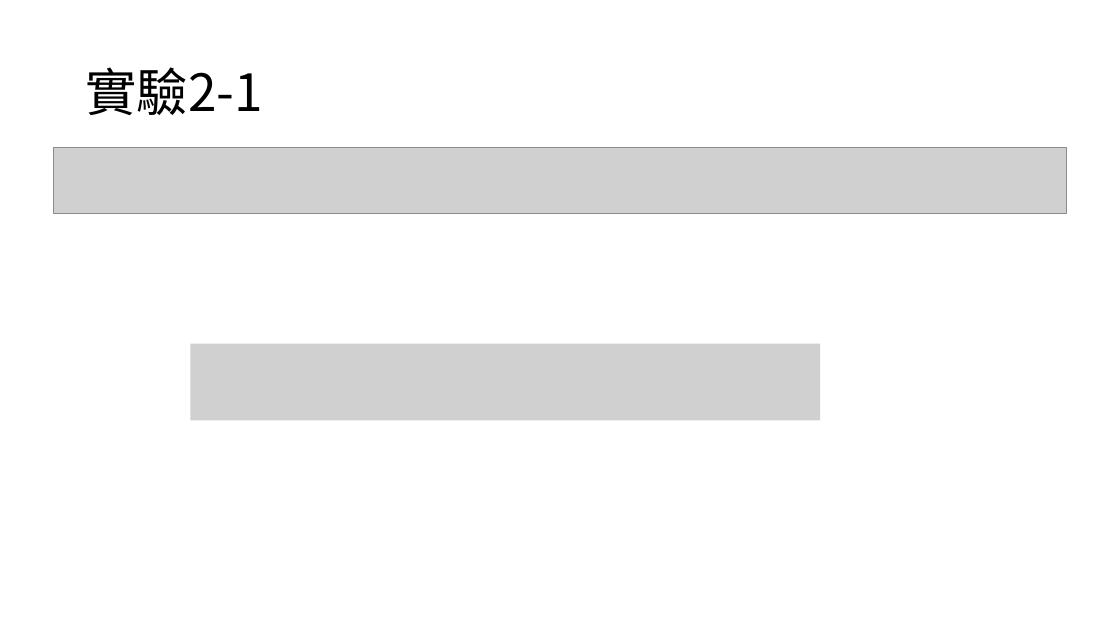
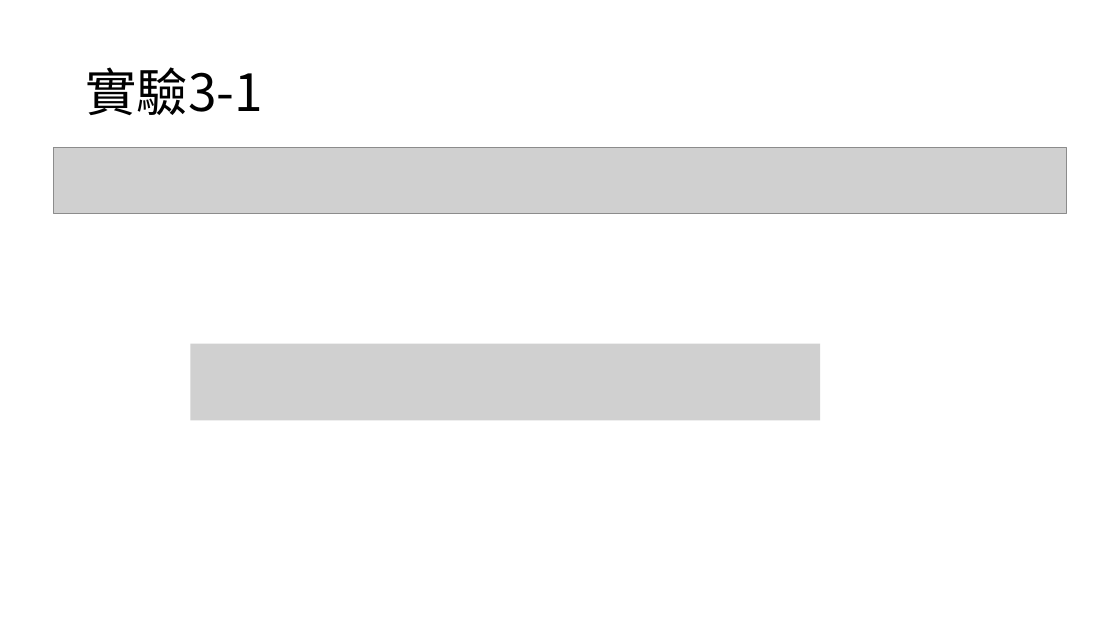
Before and after one commit to yeyi58095/control_lab, a slide deck: slide 5 of 實驗三/presentation/實驗三_第二組_葉彥辰_郭亮佑_蘇昱嘉.pptx (slide 3 before the commit). Drawn at 1120x630 pixels with LibreOffice and Linux fonts; fonts in the diff are those of the drawing; grey boxes stand for pictures. Boxes give left, top, right and bottom in pixels: in the first picture for what was removed or moved away, otherwise in the second. Text is boxed around its words. In the diff, an @@ line names an element or a change of style, - is before the commit and + after.

```diff
--- a/實驗三/presentation/實驗三_第二組_葉彥辰_郭亮佑_蘇昱嘉.pptx
+++ b/實驗三/presentation/實驗三_第二組_葉彥辰_郭亮佑_蘇昱嘉.pptx
@@ title at bbox=[85, 67, 263, 115]: text changed @@
-實驗2-1
+實驗3-1
```
Also in this commit, not shown: 12 other slides changed, 7 slides added.
